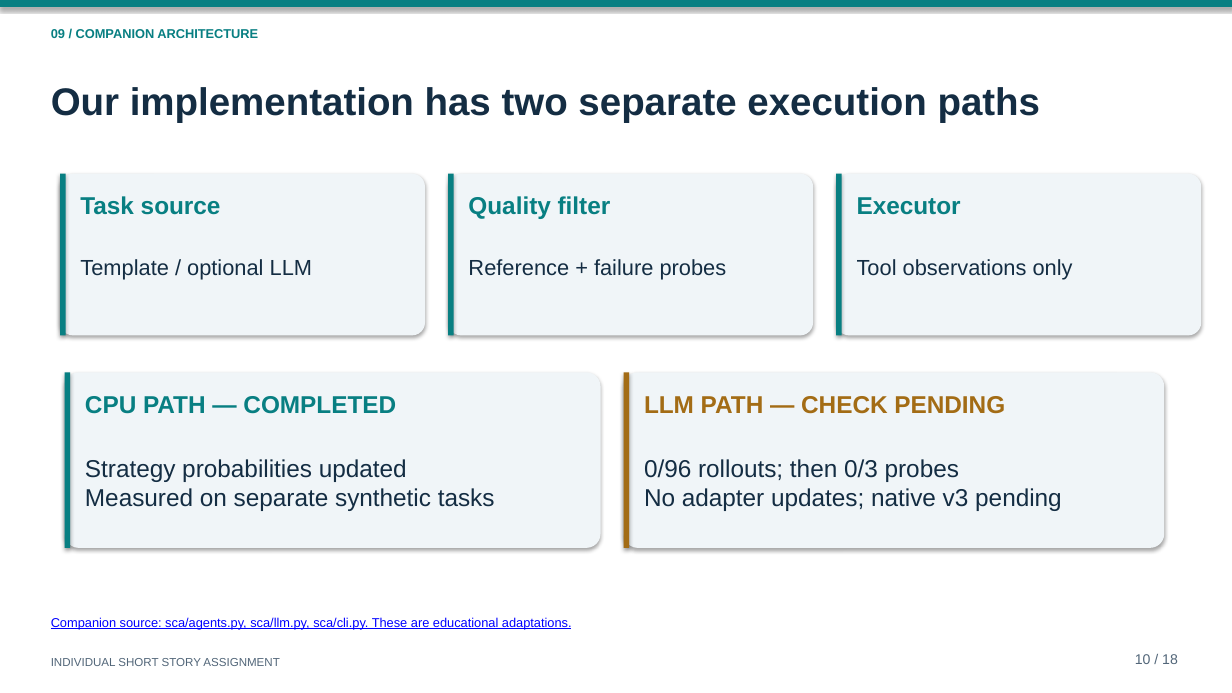
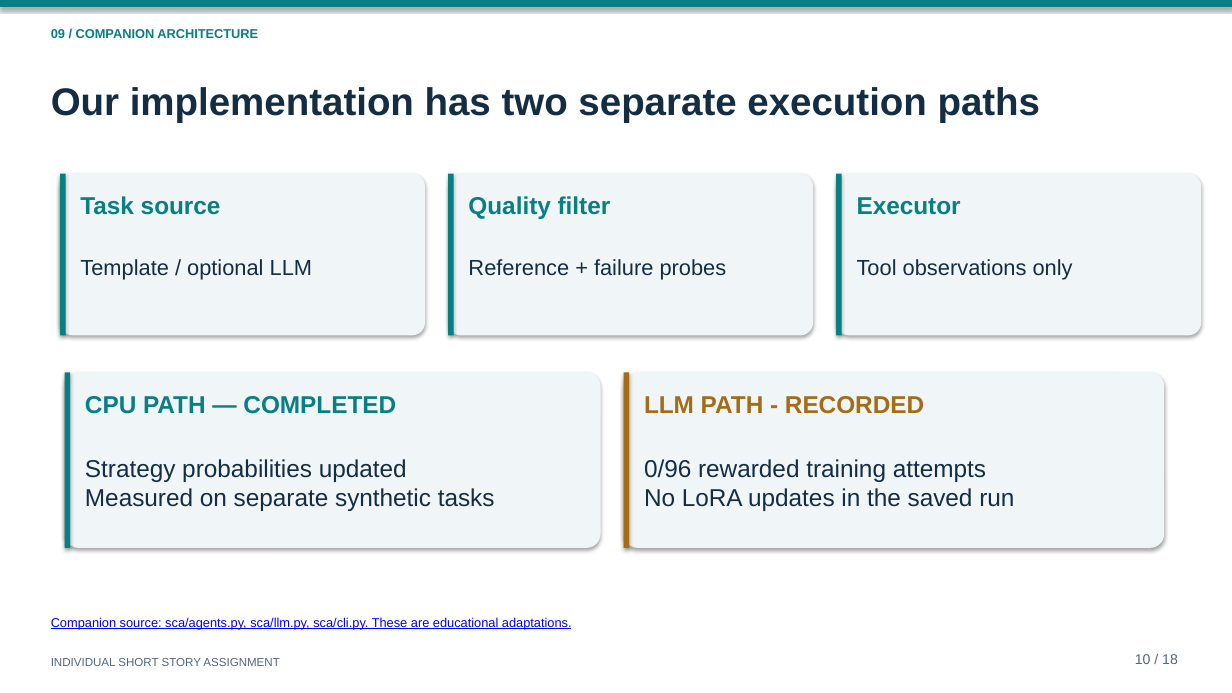
Before and after one commit to Deep-Dhaduk/Self-Challenging-Language-Model-Agents, a slide deck: slide 10 of slides/self_challenging_agents.pptx. Drawn at 1232x693 pixels with LibreOffice and Linux fonts; fonts in the diff are those of the drawing. Boxes give left, top, right and bottom in pixels: in the first picture for what was removed or moved away, otherwise in the second. Text is boxed around its words. In the diff, an @@ line names an element or a change of style, - is before the commit and + after.

```diff
--- a/slides/self_challenging_agents.pptx
+++ b/slides/self_challenging_agents.pptx
@@ text at box(644, 396, 924, 414): text changed @@
-LLM PATH — CHECK PENDING
+LLM PATH - RECORDED
@@ text at box(644, 459, 1014, 511): text changed @@
-0/96 rollouts; then 0/3 probes
-No adapter updates; native v3 pending
+0/96 rewarded training attempts
+No LoRA updates in the saved run
```
Also in this commit, not shown: 4 other slides changed, 12 other files.
